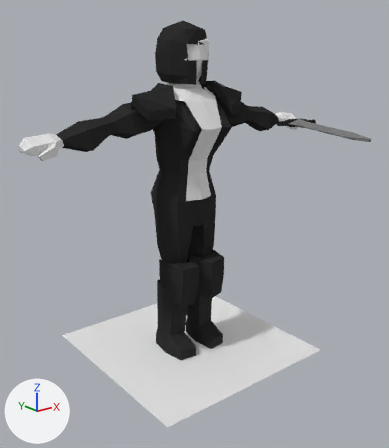
The Blender file workingfiles/footman.blend, before and after one commit.
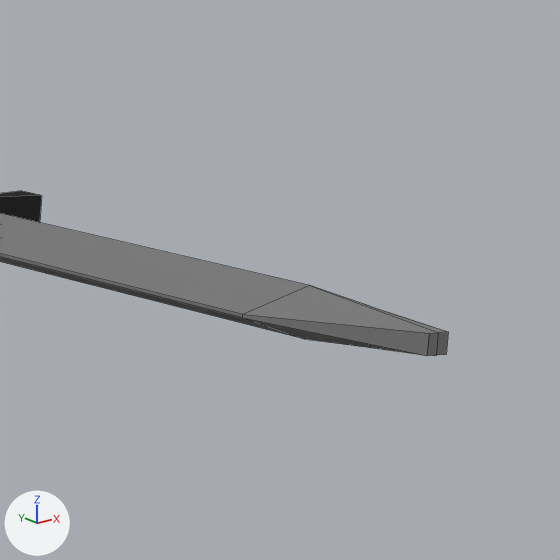
Old and new are each drawn whole from a 50 mm camera at (-13.27, -17.0, 12.32) aimed at (-0.34, -0.83, 5.85) and again close up on the part from 80% to 99% of the width and 21% to 38% of the height. Every picture has the same lights, and +X, +Y and +Z are marked at lower left. The close-ups show mesh edges as thin lines.

Before the edit, the objects in view are built like this:
```python
me_cube_005 = bpy.data.meshes.new('Cube.005')
me_cube_005.from_pydata(...)  # 559 vertices, 492 faces; spans x -5.41..6.66, y -5.7..1.64, z -7.82..5.77
# faces by material slot: [440, 30, 22]
me_cube_005.materials.append(mat_material_003)  # its picture is missing
me_cube_005.materials.append(mat_material_004)  # white #e7e7e7
me_cube_005.materials.append(mat_material_001)  # grey #7e7e7e
ob_cube_005 = bpy.data.objects.new('Cube.005', me_cube_005)
ob_cube_005.location = (0.001, 0.041, 7.805)
ob_cube_005.rotation_euler = (0.0, 0.0, 0.0000537)  # degrees (0, 0, 0)
```
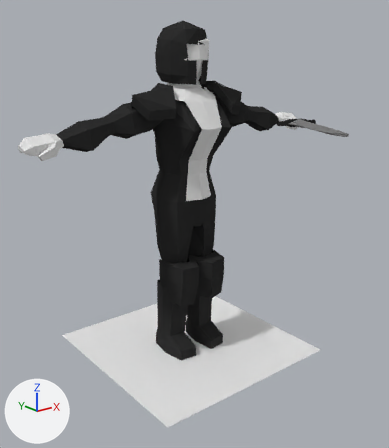
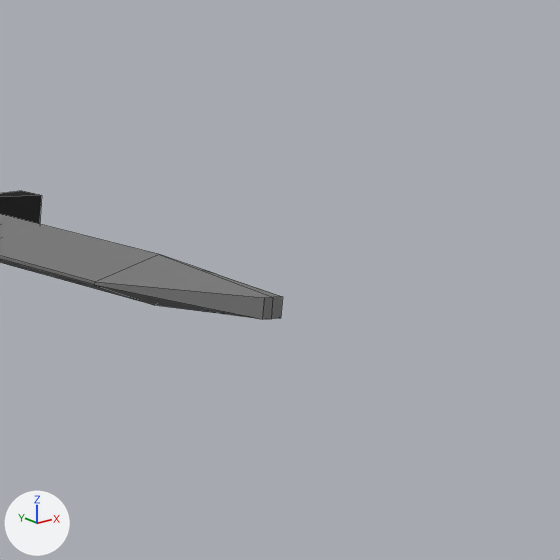
Changed parts and their boxes [x1, y1, x2, y2] in the close-ups (560 x 560 px; the box of a moved part takes in the faces that stretch with it):
'Cube.005', reshaped
    before: [0, 191, 448, 356]
    after: [0, 191, 283, 319]
part 1 of me_cube_005, moved or reshaped
    before: [0, 213, 448, 356]
    after: [0, 214, 283, 319]

Diff of the bpy script that builds the scene:
```diff
--- a/workingfiles/footman.blend.py
+++ b/workingfiles/footman.blend.py
@@ me_cube_005 @@
 me_cube_005.from_pydata(...)  # 559 vertices, 492 faces; spans x -5.41..6.66, y -5.7..1.64, z -7.82..5.77
 # used by ob_cube_005; location = (0.001, 0.041, 7.805); rotation_euler = (0.0, 0.0, 0.0000537), in degrees (0, 0, 0)
+# me_cube_005 part 1: all 12 vertices in x 3.92..4.71, y -5.7..-4.51, z 1.43..1.71 are moved by (0.41, 1.27, 0.0)
 me_cube_005.materials.append(mat_material_003)
```
